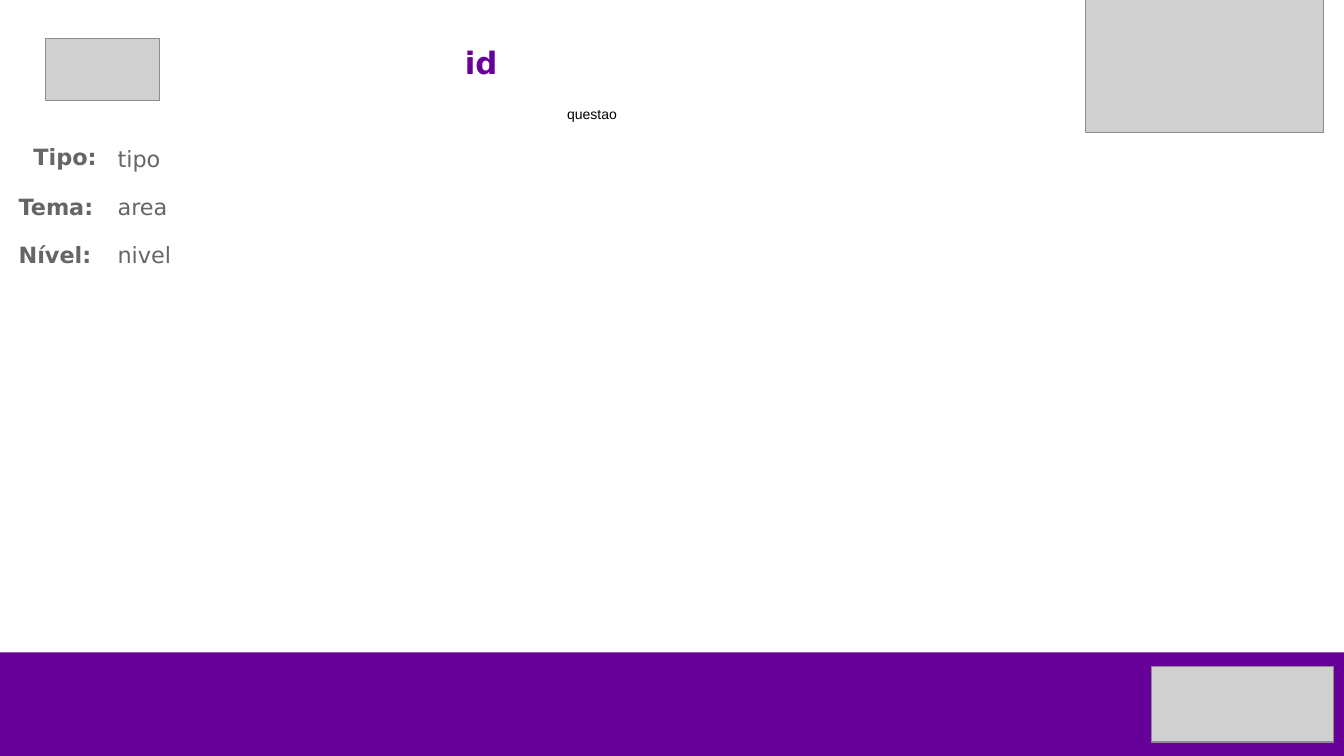
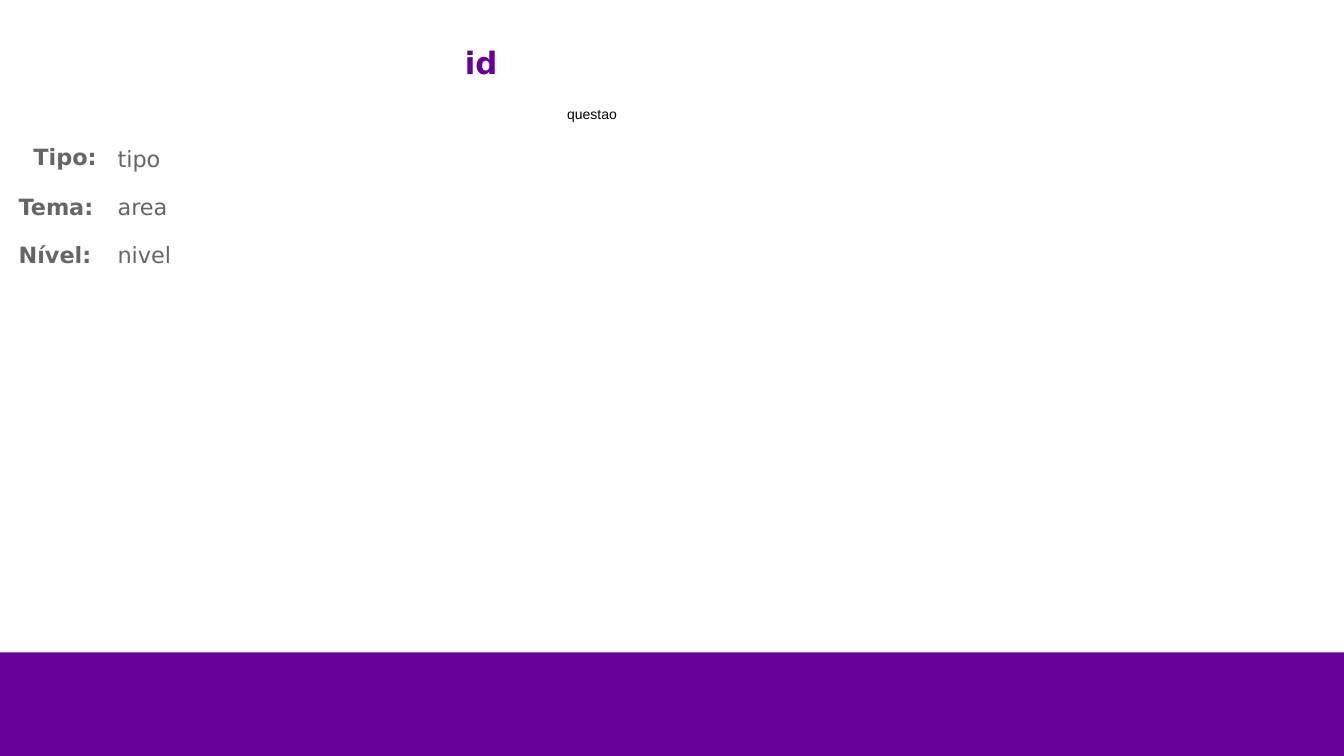
Before and after one commit to WalterPaixaoCortes/imersaoIA2, a slide deck: slide 1 of template/Questoes_Desafio.pptx. Drawn at 1344x756 pixels with LibreOffice and Linux fonts; fonts in the diff are those of the drawing; grey boxes stand for pictures. Boxes give left, top, right and bottom in pixels: in the first picture for what was removed or moved away, otherwise in the second. Text is boxed around its words. In the diff, an @@ line names an element or a change of style, - is before the commit and + after.

```diff
--- a/template/Questoes_Desafio.pptx
+++ b/template/Questoes_Desafio.pptx
@@ picture removed at [1085,0,1323,132] @@
@@ picture removed at [45,38,159,101] @@
@@ picture removed at [1151,666,1334,742] @@
```
Also in this commit, not shown: 2 other files.
